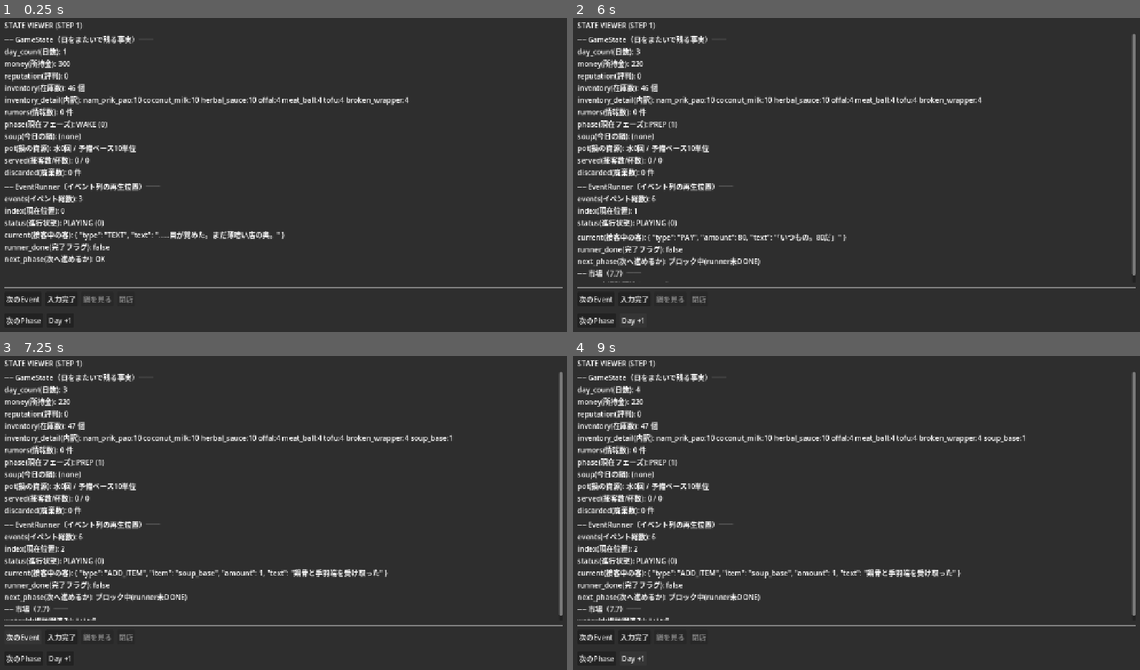
Above: before the commit, frames 1-4 (two rows, left to right).
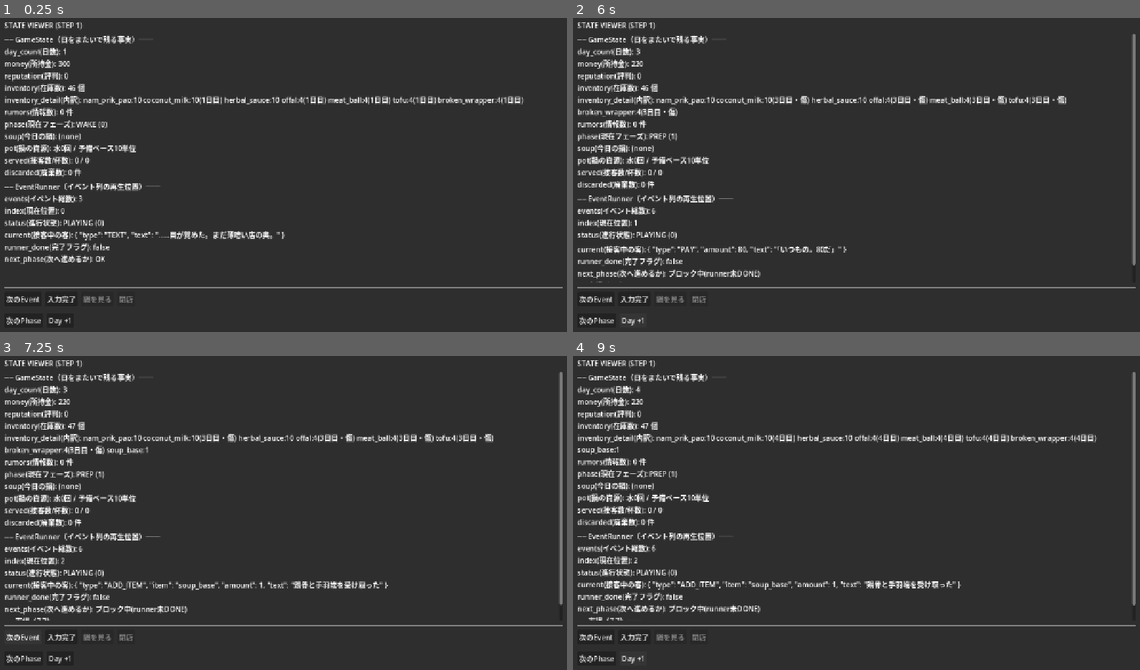
Above: after the commit, the same moments.

Repository: kimidorikame/Godot_Game01
Game: Godot game, scene res://scenes/debug_panel.tscn
Same seed, same stepped clock (60 frames per second), same inputs: the game is played once before the commit and once after it.
Inputs:
- Up to frame 1 (0.25 s): no input
- Up to frame 2 (6 s): click "次のEvent" at 0.5 s; click "入力完了" at 1.25 s; click "次のPhase" at 2 s; click "Day +1" at 2.75 s; click "次のEvent" at 3.5 s; click "入力完了" at 4.25 s; click "次のPhase" at 5 s; click "Day +1" at 5.75 s
- Up to frame 3 (7.25 s): click "次のEvent" at 6.5 s
- Up to frame 4 (9 s): click "入力完了" at 7.25 s; click "次のPhase" at 8 s; click "Day +1" at 8.75 s

The runs differ from the first frame. In frame 1, 0.8% of the frame differs, in the area x 35-93%, y 24-28%; in frame 2, 6.0%; in frame 3, 6.7%; in frame 4, 6.7%, in the area x 0-100%, y 24-85%.

Commit message:
評判→モブ人数と、具材の腐敗を実装
- 評判からその日のモブ人数を決める（GameState.mob_count_for_reputation）。
  Day1は4人固定、Day2以降は評判のテーブルで1〜上限人の乱数、評判0未満は0人
  （その日の宵の口に dock_workers 自体を出さない）。抽選はOPENに入る瞬間に
  1回だけ行い、customer_schedule と customer_events の両方へ引数で渡す
  （_customer_flavor の中で引くと呼ぶたびに人数が変わるため）。
  dock_workers の servings と台詞の人数は mob_count に連動。
- 具材の腐敗（腐る6品目のみ）。品目ごとに「最後に補充した日」(stocked_day)
  だけを持つ簡易版で、経過日数は都度計算する（購入日=1日目）。
  3日目は傷んだ状態でADJUSTのラベルに(傷)が付き、使うと判定が-1段階
  （濃さ1/5のペナルティと重ねても合計-1段階止まり）。
  4日目以降はPREPに入る瞬間に在庫から自動破棄し、先頭の一言テキストで知らせる。
  計器盤のinventory_detailに経過日数と状態を表示。
- ADJUSTボタンのラベルから「を入れる」を外し、OptionsRowに収まりやすくした。

Co-Authored-By: Claude Sonnet 5 <noreply@anthropic.com>

Diff:
--- a/scripts/day1_events.gd
+++ b/scripts/day1_events.gd
@@ -31,13 +31,23 @@
 ##   （TEXT→PAY→ADD_ITEMがMARKETの前に並ぶだけ）。水場は市場滞在中に押せる
 ##   選択肢の1つになり、TEXTとしては並べない（受け側が直接処理する。詳細は
 ##   DebugPanel._visit_water_stall / _on_market_exit_pressed）。
-static func prep_events() -> Array:
-	var events := [
+## 具材の腐敗: spoiled は今朝PREPに入った瞬間に破棄された品目 id の配列（受け側が
+##   GameState.discard_spoiled_inventory() で先に消して渡す）。あれば先頭に一言テキストを
+##   1つ足す（データのみ。破棄自体はここでは行わない）。
+static func prep_events(spoiled: Array = []) -> Array:
+	var events := []
+	if not spoiled.is_empty():
+		var names := PackedStringArray()
+		for id in spoiled:
+			names.append(Ingredients.name_for(str(id)))
+		events.append({ "type": "TEXT",
+			"text": "在庫を確かめる。傷みきった%sは捨てた。" % "・".join(names) })
+	events.append_array([
 		{ "type": "TEXT", "text": "食肉売場へ来た" },
 		{ "type": "PAY", "amount": 80, "text": "「いつもの。80だ」" },
 		{ "type": "ADD_ITEM", "item": "soup_base", "amount": 1, "text": "鶏骨と手羽端を受け取った" },
 		{ "type": "MARKET", "text": "（市場をぶらつく）", "options": _market_options() },
-	]
+	])
 	# 仕込み: 在庫を減らす責務は REMOVE_ITEM のまま（鍋作成を混ぜない）。
 	events.append({ "type": "REMOVE_ITEM", "item": "soup_base", "amount": 1,
 		"text": "さて、仕込むか。鍋に放り込む" })
@@ -117,9 +127,14 @@
 ##   時間帯名と客リストを1つの辞書に同居させる（名前を別配列で並行管理しない）。
 ##   将来ここに「その時間帯のモブ人数」「時間帯の切り替わりテキスト」を足せる。
 ##   客の増減も時間帯の増減も、この関数の中だけで済む。
-static func customer_schedule() -> Array:
+## 7.6: mob_count（その日のモブ人数。呼び出し側がOPEN開始時に1回だけ引いた値）が0なら
+##   宵の口に dock_workers 自体を出さない（配達員は必ず出る＝スロットが空になることはない）。
+static func customer_schedule(mob_count: int) -> Array:
+	var evening := ["delivery_man"]
+	if mob_count > 0:
+		evening.append("dock_workers")
 	return [
-		{ "name": "宵の口", "customers": ["delivery_man", "dock_workers"] },
+		{ "name": "宵の口", "customers": evening },
 		{ "name": "夜半",   "customers": ["thug"] },
 		{ "name": "明け方", "customers": ["granny"] },
 	]
@@ -159,8 +174,10 @@
 ##   値段はデータに書かずルール（GameState.PRICE_PER_SERVING）から出す。
 ##   is_mob はモブ客かどうか＝評判の増加量を受け側が切り替えるための印。
 ##   一団でも調理は1回・判定も1回（DESIGN.md 7.6「モブ客の仕様」）。
-static func customer_events(customer_id: String) -> Array:
-	var flavor := _customer_flavor(customer_id)
+## 7.6: mob_count は dock_workers の人数（servings・台詞）にだけ使う。乱数は引かない
+##   （引くのはOPEN開始時の1回だけ。ここで引くと customer_schedule と食い違う）。
+static func customer_events(customer_id: String, mob_count: int = 0) -> Array:
+	var flavor := _customer_flavor(customer_id, mob_count)
 	var events := []
 	for line in flavor["greet"]:
 		events.append({ "type": "GREET", "customer": customer_id, "text": line })
@@ -189,16 +206,17 @@
 	}
 
 
-## ADJUSTボタンの表示文言（「を入れる」action framing）。id→ラベルのみで、
+## ADJUSTボタンの表示文言。id→ラベルのみで、
 ## 在庫の有無・個数は _adjust_options() 側（GameState.inventory）が決める。
+## OptionsRow（横並び）に収まるよう、「を入れる」は付けず名前だけにしている。
 ## pickled_lime・bitter_meronのように今は初期在庫に無い（＝市場等で買わないと出てこない）
 ## idの分も、買った瞬間ラベル無しにならないよう先に用意しておく。
 const _ADJUST_LABELS := {
-	"nam_prik_pao": "ナムプリックパオを入れる", "coconut_milk": "ココナッツミルクを入れる",
-	"pickled_lime": "塩漬けライムを入れる", "herbal_sauce": "薬膳ナンプラーだれを入れる",
-	"bitter_melon": "苦瓜を入れる", "offal": "下処理したモツを入れる",
-	"meat_ball": "くず肉団子を入れる", "tofu": "豆腐を入れる",
-	"broken_wrapper": "割れた餃子皮を入れる", "winter_melon": "冬瓜を入れる",
+	"nam_prik_pao": "ナムプリックパオ", "coconut_milk": "ココナッツミルク",
+	"pickled_lime": "塩漬けライム", "herbal_sauce": "薬膳ナンプラーだれ",
+	"bitter_melon": "苦瓜", "offal": "下処理したモツ",
+	"meat_ball": "くず肉団子", "tofu": "豆腐",
+	"broken_wrapper": "割れた餃子皮", "winter_melon": "冬瓜",
 }
 
 
@@ -211,7 +229,12 @@
 	for id in GameState.inventory:
 		if id == "soup_base":   # 鍋のベースはADJUSTの対象外
 			continue
-		options.append({ "id": id, "label": _ADJUST_LABELS.get(id, str(id)) })
+		# 腐敗: 3日目の傷んだ具材は注記を付ける（使えるが判定で-1段階）。
+		# 日数は夜の間に変わらないので、接客開始時に組み立てる既存の扱いのままでよい。
+		var label: String = _ADJUST_LABELS.get(id, str(id))
+		if GameState.is_damaged(id):
+			label += "(傷)"
+		options.append({ "id": id, "label": label })
 	return options
 
 
@@ -226,7 +249,9 @@
 ##   一致数と favorite の効果を分けて確認できる（GREATには3枠すべてが要る）。
 ##   TODO: BAD / GREAT の文言は仮。GOOD/OK は STEP17.5 の既存文言をそのまま割り当てている。
 ## 未知 id は無音・売上0・wanted_tags 空（＝一致0なので常に BAD）でフォールバック。
-static func _customer_flavor(customer_id: String) -> Dictionary:
+## mob_count は dock_workers の人数だけに効く（is_mob_customer のように is_mob しか
+## 読まない呼び出しは省略してよい）。
+static func _customer_flavor(customer_id: String, mob_count: int = 0) -> Dictionary:
 	match customer_id:
 		"delivery_man":
 			return { "greet": [
@@ -264,8 +289,8 @@
 			# 会話は一言の要望だけ。favorite は持たない＝GREAT は出ない
 			# （個人の好物は「その人を知っているから分かる」もので、一見の集団には無い）。
 			return { "greet": [
-					"（港湾労働者が4人、まとめて腰を下ろす）",
-					"労働者「4つ頼む。荷揚げで腕が上がらねえ」",
+					"（港湾労働者が%d人、まとめて腰を下ろす）" % mob_count,
+					"労働者「%dつ頼む。荷揚げで腕が上がらねえ」" % mob_count,
 					"労働者「辛いのを、力の出るやつで。景気づけだ」",
 				],
 				"reactions": {
@@ -282,7 +307,7 @@
 						"一団、顔を見合わせて半分残した。",
 					],
 				},
-				"servings": 4, "is_mob": true,
+				"servings": mob_count, "is_mob": true,
 				"wanted_tags": ["HOT", "POWER"], "favorite": "" }
 		"thug":
 			return { "greet": [
--- a/scripts/debug_panel.gd
+++ b/scripts/debug_panel.gd
@@ -61,6 +61,10 @@
 # （_load_current_customer）たびにリセットする一時状態。現在の椀自体はリセットで
 # 消えてしまうので、廃棄したという事実を別に持っておかないと計器盤から見えなくなる。
 var _bowl_discard_count := 0
+
+# 今日のモブ人数（DESIGN.md 7.6）。OPENに入る瞬間に1回だけ引いて、スケジュール作成と
+# 客ごとのEvent生成の両方で使い回す（呼ぶたびに乱数を引くと食い違うため）。
+var _mob_count := 0
 
 
 func _ready() -> void:
@@ -119,10 +123,13 @@
 	if phase == GameState.Phase.WAKE:
 		flow.set_runner(Day1Events.wake_events())
 	elif phase == GameState.Phase.PREP:
-		flow.set_runner(Day1Events.prep_events())
+		# 具材の腐敗: PREPに入る瞬間に1回だけ、腐りきった在庫（4日目以降）を消して、
+		# 捨てた品目を先頭の一言テキストで知らせる（市場で買い足しても救われない簡易版）。
+		flow.set_runner(Day1Events.prep_events(GameState.discard_spoiled_inventory()))
 	elif phase == GameState.Phase.OPEN:
 		# 客ループは OpenController に隔離（DESIGN.md 4章）。中身の再生は客ごとの runner。
-		_open = OpenController.new(Day1Events.customer_schedule())
+		_mob_count = GameState.mob_count_today()
+		_open = OpenController.new(Day1Events.customer_schedule(_mob_count))
 		_load_current_customer()
 	elif phase == GameState.Phase.CLOSE:
 		# 7.6: 自動閉店（鍋が尽きた）で来たときだけ、理由テキストを先頭に差し込む。
@@ -141,7 +148,7 @@
 func _load_current_customer() -> void:
 	_bowl_discard_count = 0   # 新しい客ごとにリセット（廃棄回数は客をまたがない）
 	if _open != null and _open.has_more():
-		flow.set_runner(Day1Events.customer_events(str(_open.current_customer())))
+		flow.set_runner(Day1Events.customer_events(str(_open.current_customer()), _mob_count))
 	else:
 		flow.set_runner([])
 
@@ -182,8 +189,10 @@
 	var servings := _current_servings()
 	if int(GameState.inventory.get(ingredient_id, 0)) < servings:
 		return
+	# 傷み判定は在庫を減らす前に取る（0になると stocked_day ごと消えて引けなくなる）。
+	var spoiled := GameState.is_damaged(ingredient_id)
 	if _open != null:
-		_open.add_to_bowl(ingredient_id)
+		_open.add_to_bowl(ingredient_id, spoiled)
 	GameState.remove_inventory(ingredient_id, servings)
 	_refresh()
 
@@ -699,14 +708,18 @@
 
 
 ## 在庫の品目別内訳（7.7：市場で何を買ったかを目で確認できるようにするため）。
-## 例: "winter_melon:5 bitter_melon:13"。空なら "(なし)"。
+## 例: "winter_melon:5 tofu:4(3日目・傷)"。空なら "(なし)"。
+## 腐る品目だけ経過日数を添える（3日目は「傷」＝使えるが判定-1段階）。
 ## キーの並びはDictionaryの挿入順（買った順）でよい・ソートはしない。
 func _format_inventory_detail() -> String:
 	if GameState.inventory.is_empty():
 		return "(なし)"
 	var parts := PackedStringArray()
 	for id in GameState.inventory:
-		parts.append("%s:%d" % [str(id), int(GameState.inventory[id])])
+		var entry := "%s:%d" % [str(id), int(GameState.inventory[id])]
+		if Ingredients.is_perishable(str(id)):
+			entry += "(%d日目%s)" % [GameState.age_of(id), "・傷" if GameState.is_damaged(id) else ""]
+		parts.append(entry)
 	return " ".join(parts)
 
 
@@ -815,7 +828,13 @@
 		var base_result: String = str(_open.current_bowl.get("base_result", result))
 		var penalty_suffix := ""
 		if base_result != result:
-			penalty_suffix = " → 濃さ%dで1段下げ" % int(_open.current_bowl.get("strength_at_judge", 0))
+			# 下げる理由を併記する（両方成立しても下げるのは1段階だけ）。
+			var reasons := PackedStringArray()
+			if _open.current_bowl.get("penalty_strength", false):
+				reasons.append("濃さ%d" % int(_open.current_bowl.get("strength_at_judge", 0)))
+			if _open.current_bowl.get("penalty_spoiled", false):
+				reasons.append("傷んだ具材")
+			penalty_suffix = " → %sで1段下げ" % "・".join(reasons)
 		judge_text = "%s (一致%d%s%s)" % [
 			result,
 			int(_open.current_bowl.get("match_count", 0)),
--- a/scripts/game_state.gd
+++ b/scripts/game_state.gd
@@ -22,10 +22,24 @@
 # 値段と同じくゲーム共通のルール。
 const SERVINGS_PER_BASE := 10
 
+# 評判 → その日のモブ人数（DESIGN.md 7.6「評判→翌日のモブ客数」）。ゲーム共通のルール。
+# [評判の下限, 人数の上限] を大きい順に並べ、最初に当たった行を使う。人数は1〜上限の乱数。
+# 評判が0未満なら0人（テーブルの外）。数値は仮。上限・逓減の調整は今回は対象外。
+const MOB_COUNT_TABLE := [[80, 8], [50, 6], [20, 4], [0, 3]]
+
+# Day1のモブ人数は台本どおり固定（チュートリアルなので揺らさない）。
+const DAY1_MOB_COUNT := 4
+
 # 市場で具材を1回買うと足される杯数（DESIGN.md 7.7：具材は5杯分の小分けで販売）。
 # ベースと違い袋／単位の2段管理はしない。inventoryの個数＝そのまま使える杯数として持つ
 # （将来ADJUSTで消費するとき remove_inventory(id, 1) するだけで済む形にしておく）。
 const INGREDIENT_SERVINGS_PER_PURCHASE := 5
+
+# 具材の腐敗（購入日を1日目に数える経過日数。どの品目が腐るかは Ingredients.is_perishable）。
+#   1〜2日目 … 新鮮／3日目 … 傷んでいる（使えるが判定が-1段階）／4日目以降 … 自動破棄
+# 腐敗の速度は全品目一律（品目ごとに変える仕組みは対象外）。
+const SPOIL_DAMAGED_DAY := 3
+const SPOIL_DISCARD_DAY := 4
 
 # 鍋の操作の効き方（DESIGN.md 7.6「状態の変化」の表）。値をここに集約する。
 const STRENGTH_MIN := 1            # 濃さの下限（水っぽい）
@@ -45,6 +59,11 @@
 # 個数が0になったキーは削除する＝「持っていない」を辞書に無い状態で表現する。
 var inventory: Dictionary = {}
 
+# 品目ごとの「最後に補充した日」{ id: day_count }。腐敗の経過日数の基準（簡易版）。
+# 個別ロットは持たない＝買い足すと品目全体が新しい扱いになる。inventory と同じ寿命で、
+# 個数0でキーが消えるときは一緒に消す。経過日数は保存せず都度計算する（age_of）。
+var stocked_day: Dictionary = {}
+
 # スマホで得た情報の断片。中身の型は Rumor（後で定義）。
 var rumors: Array = []
 
@@ -88,6 +107,25 @@
 	return day_count == 1
 
 
+## 評判からその日のモブ人数を決める（乱数を引くので呼ぶたびに値が変わり得る）。
+## 呼び出し側は「その日のEvent列を作る時点で1回だけ」呼んで、結果を使い回すこと。
+func mob_count_for_reputation(rep: int) -> int:
+	if rep < 0:
+		return 0
+	for row in MOB_COUNT_TABLE:
+		if rep >= int(row[0]):
+			return randi_range(1, int(row[1]))
+	return 0
+
+
+## 今日のモブ人数。Day1は固定、Day2以降は評判で決まる（is_collection_day() と同じく
+## 「今日が何日目か」というルールなので GameState に置く）。
+func mob_count_today() -> int:
+	if day_count == 1:
+		return DAY1_MOB_COUNT
+	return mob_count_for_reputation(reputation)
+
+
 ## 金額の増減をまとめて通す入口。
 ## 支払いも売上も同じここを通す（DESIGN.md「金額処理はすべて money -= x で同じ」）。
 ## 差はデータ側の text（トーン）で持ち、ここでは数値だけ扱う。
@@ -105,8 +143,10 @@
 ## 在庫に item を count 個足す入口。ADD_ITEM Event を受けた側から呼ぶ。
 ## apply_money と同じく「在庫をいじる唯一の入口」を用意し、受け側から
 ## inventory 辞書を直接触らせない。
+## 腐敗の基準日として、補充した日（day_count）を品目ごとに記録する。
 func add_inventory(item, count: int = 1) -> void:
 	inventory[item] = int(inventory.get(item, 0)) + count
+	stocked_day[item] = day_count
 
 
 ## 在庫から item を count 個抜く入口。add_inventory の裏返し。
@@ -118,8 +158,33 @@
 	var remaining: int = int(inventory.get(item, 0)) - count
 	if remaining <= 0:
 		inventory.erase(item)
+		stocked_day.erase(item)
 	else:
 		inventory[item] = remaining
+
+
+## 品目の経過日数（補充した日を1日目とする）。在庫が無い・記録が無ければ0。
+func age_of(item) -> int:
+	if not stocked_day.has(item):
+		return 0
+	return day_count - int(stocked_day[item]) + 1
+
+
+## 傷んでいる状態か（腐る品目で、ちょうど3日目）。使えるが判定で-1段階。
+func is_damaged(item) -> bool:
+	return Ingredients.is_perishable(str(item)) and age_of(item) == SPOIL_DAMAGED_DAY
+
+
+## 腐りきった品目（4日目以降）を在庫から個数ごと消し、消した id の配列を返す。
+## 呼び出し側（PREPに入る瞬間）が1回だけ呼び、返り値を通知テキストに使う。
+func discard_spoiled_inventory() -> Array:
+	var discarded := []
+	for item in inventory.keys():
+		if Ingredients.is_perishable(str(item)) and age_of(item) >= SPOIL_DISCARD_DAY:
+			inventory.erase(item)
+			stocked_day.erase(item)
+			discarded.append(item)
+	return discarded
 
 
 ## 今日の共有鍋を作る入口。SET_SOUP Event を受けた側から呼ぶ（STEP 12）。
--- a/scripts/ingredients.gd
+++ b/scripts/ingredients.gd
@@ -29,6 +29,25 @@
 }
 
 
+# 腐る品目（腐敗管理の対象）。調味料の一部・冬瓜・ベースは腐らない。
+const _PERISHABLE := ["coconut_milk", "offal", "meat_ball", "tofu", "broken_wrapper", "bitter_melon"]
+
+# 通知テキスト用の日本語名（「〜を入れる」ではない名詞形）。腐る品目の分だけ持つ。
+const _NAMES := {
+	"coconut_milk": "ココナッツミルク", "offal": "モツ", "meat_ball": "くず肉団子",
+	"tofu": "豆腐", "broken_wrapper": "割れた餃子皮", "bitter_melon": "苦瓜",
+}
+
+
+static func is_perishable(id: String) -> bool:
+	return _PERISHABLE.has(id)
+
+
+## id から日本語名を引く。未知 id はそのまま id を返す。
+static func name_for(id: String) -> String:
+	return _NAMES.get(id, id)
+
+
 ## id から tags[] を引く。未知 id は空配列（フォールバック）。
 ## 呼び出し側が配列を書き換えても _TAGS 本体に影響しないよう複製して返す。
 static func tags_for(id: String) -> Array:
--- a/scripts/open_controller.gd
+++ b/scripts/open_controller.gd
@@ -108,12 +108,17 @@
 ## 重複可（同じ id を複数回足せる。将来「強さ」を持たせる余地を残すため・STEP 17.6）。
 ## 上限（MAX_ADDITIONS）に達している、または椀が無い（current_bowl == {}）ときは何もしない
 ## （UI側でも上限に達したら選択肢を無効化するが、ここでも二重に防ぐ）。
-func add_to_bowl(ingredient_id: String) -> void:
+## spoiled: 選んだ時点でその具材が傷んでいたか（腐敗・3日目）。判定時まで待たないのは、
+## 選んで在庫が0になるとキーが消え、状態を引けなくなるため。1つでも傷んだ具材を入れたら
+## used_spoiled を立てる（作り直し reset_bowl で新しい椀になれば自然に消える）。
+func add_to_bowl(ingredient_id: String, spoiled: bool = false) -> void:
 	if not current_bowl.has("additions"):
 		return
 	if current_bowl.additions.size() >= MAX_ADDITIONS:
 		return
 	current_bowl.additions.append(ingredient_id)
+	if spoiled:
+		current_bowl["used_spoiled"] = true
 
 
 ## 椀を作り直す（[廃棄する]の後、同じ客へ再挑戦するため）。additionsを空にした
@@ -152,7 +157,8 @@
 ##   一致0個     → BAD（イマイチ）※favorite があっても上がらない
 ##   一致1個     → OK（普通）        / favorite あり → GOOD
 ##   一致2個以上 → GOOD（美味しい）  / favorite あり → GREAT（とても好み）
-##   濃さ 1 または 5 → ここで求めた評価をさらに1段下げる（GREAT→GOOD→OK→BAD）
+##   濃さ 1 または 5、または傷んだ具材を使った → ここで求めた評価をさらに1段下げる
+##     （GREAT→GOOD→OK→BAD）。両方成立しても下げるのは1段階だけ
 ## 一致0で上がらないのは、合わない一杯に好物を入れられても嬉しくないため。
 ## favorite は「基本を押さえた上のボーナス」であって救済ではない（DESIGN.md）。
 ## **鍋の状態で評価を上げることはしない**。濃さ2〜4は影響なし、1と5だけが足を引っ張る。
@@ -195,10 +201,16 @@
 	if GameState.soup != null:
 		strength = int(GameState.soup.get("strength", 3))
 	var result := base_result
-	if strength == GameState.STRENGTH_MIN or strength == GameState.STRENGTH_MAX:
+	# 下げる条件は「濃さが1か5」または「傷んだ具材を使った」。どちらか片方でも両方でも
+	# 下げるのは1段階だけ（重ねて-2にはしない）。
+	var bad_strength: bool = strength == GameState.STRENGTH_MIN or strength == GameState.STRENGTH_MAX
+	var used_spoiled: bool = bool(current_bowl.get("used_spoiled", false))
+	if bad_strength or used_spoiled:
 		var idx: int = maxi(RESULT_ORDER.find(base_result) - 1, 0)
 		result = RESULT_ORDER[idx]
 
+	current_bowl["penalty_strength"] = bad_strength
+	current_bowl["penalty_spoiled"] = used_spoiled
 	current_bowl["result"] = result
 	current_bowl["base_result"] = base_result
 	current_bowl["strength_at_judge"] = strength
